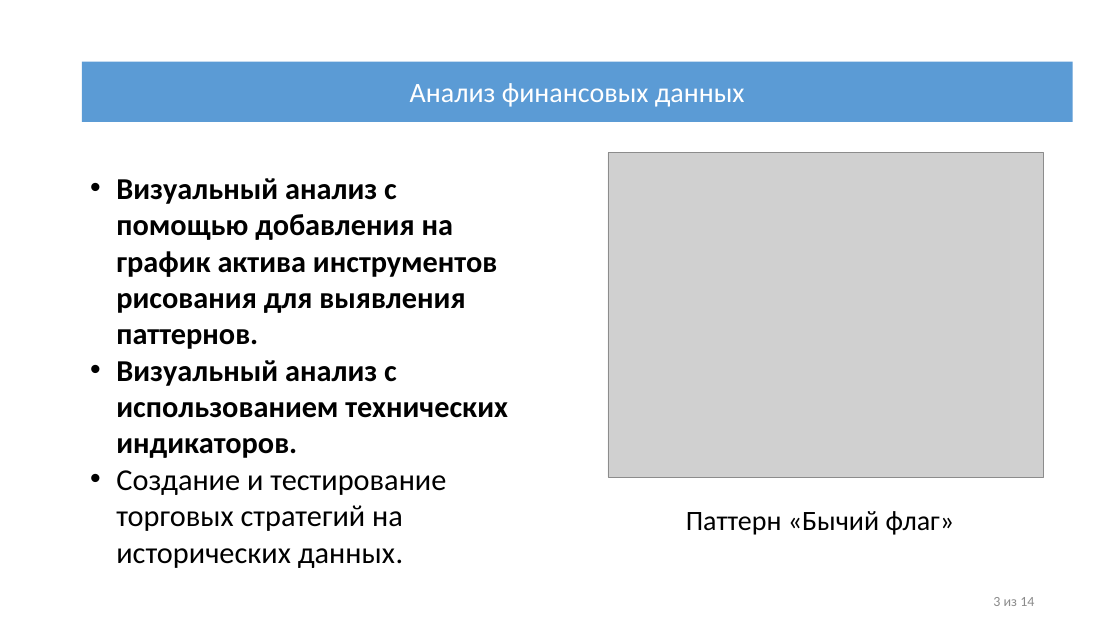
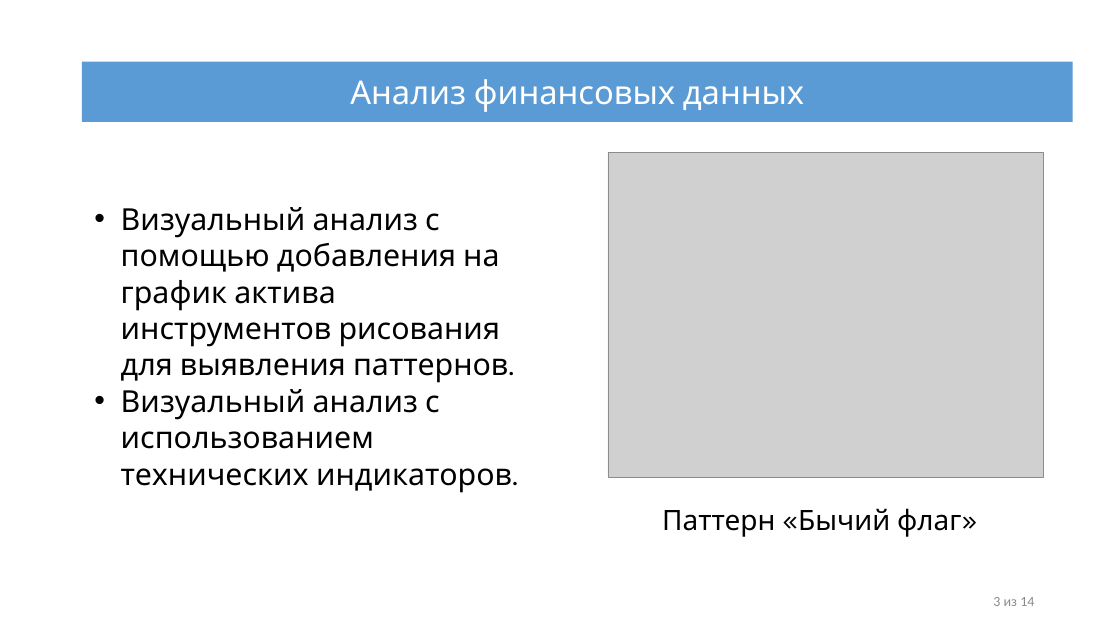
Before and after one commit to IliiaDenisov/masters-thesis, a slide deck: slide 3 of src/Презентация диплома.pptx. Drawn at 1120x630 pixels with LibreOffice and Linux fonts; fonts in the diff are those of the drawing; grey boxes stand for pictures. Boxes give left, top, right and bottom in pixels: in the first picture for what was removed or moved away, otherwise in the second. Text is boxed around its words. In the diff, an @@ line names an element or a change of style, - is before the commit and + after.

```diff
--- a/src/Презентация диплома.pptx
+++ b/src/Презентация диплома.pptx
@@ rectangle "Анализ финансовых данных" at [82, 61, 1072, 122]: size 24 to 28 pt, font Calibri to Karla @@
@@ text "Визуальный анализ с помощью добавления ...": place and size @@
-text "Визуальный анализ с помощью добавления ..." at [116, 178, 508, 568]
+text "Визуальный анализ с помощью добавления ..." at [121, 207, 512, 493]
@@ text "Визуальный анализ с помощью добавления ..." at [121, 207, 512, 493]: font Calibri to Karla, bold off @@
@@ text at [116, 470, 446, 568]: paragraph removed @@
-• Создание и тестирование торговых стратегий на исторических данных.
@@ text "Паттерн «Бычий флаг»" at [662, 508, 961, 537]: font Calibri to Karla @@
```
Also in this commit, not shown: 12 other slides changed, 1 slide removed.
